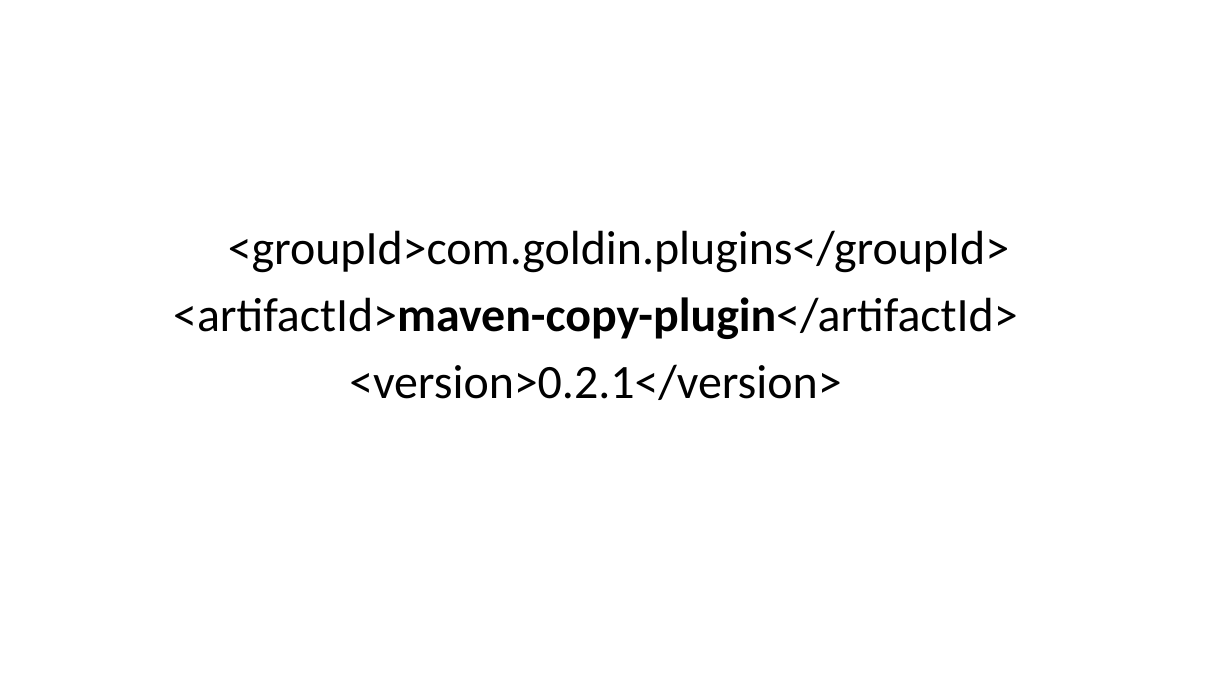
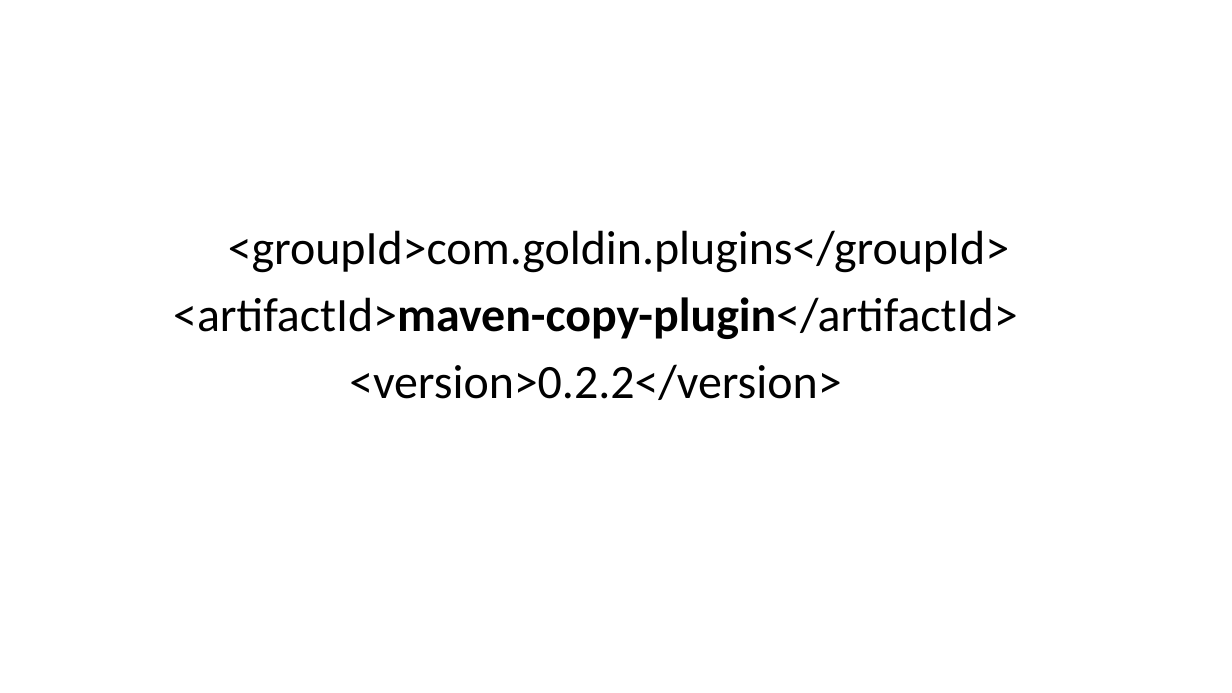
Before and after one commit to evgeny-goldin/maven-plugins, a slide deck: slide 7 of maven-plugins.pptx. Drawn at 1232x693 pixels with LibreOffice and Linux fonts; fonts in the diff are those of the drawing; background and template pictures are left out. Boxes give left, top, right and bottom in pixels: in the first picture for what was removed or moved away, otherwise in the second. Text is boxed around its words. In the diff, an @@ line names an element or a change of style, - is before the commit and + after.

Commit message:
Presentation Update

```diff
--- a/maven-plugins.pptx
+++ b/maven-plugins.pptx
@@ text at (x1=349, y1=364, x2=841, y2=400): text changed @@
-<version>0.2.1</version>
+<version>0.2.2</version>
```
Also in this commit, not shown: 7 other slides changed.
